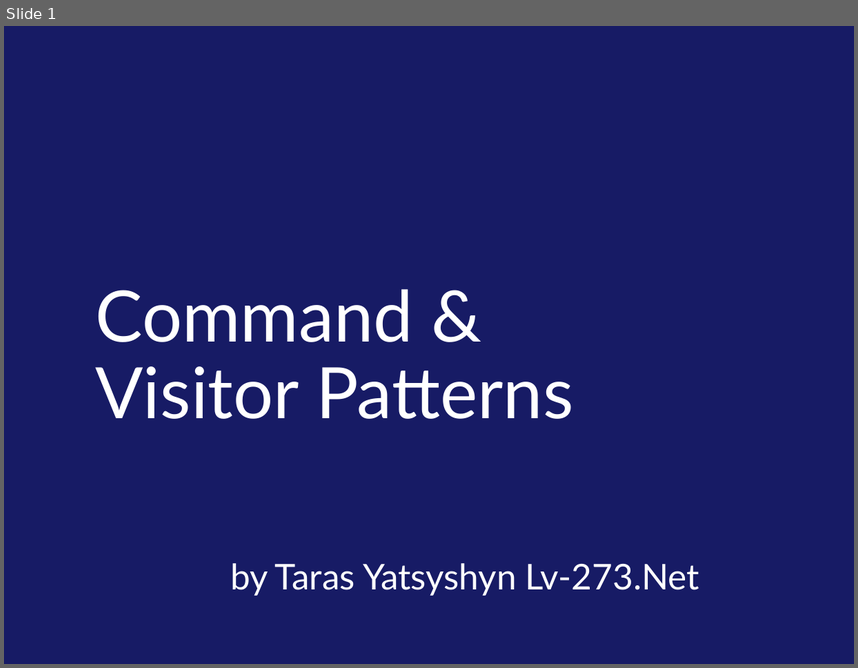
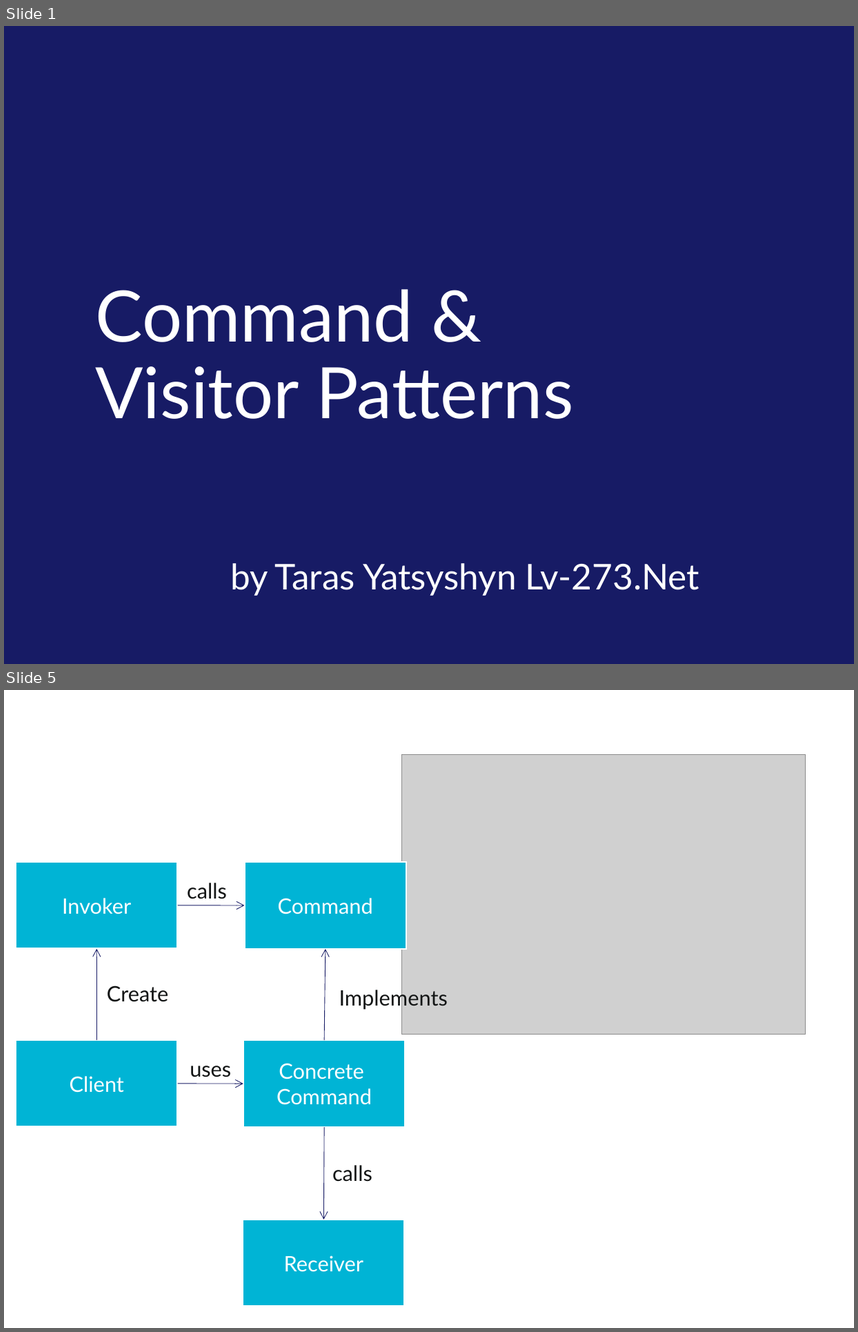
Before and after one commit to tarasiscom/Lv-273, a slide deck: education/Command and Visitor patterns.pptx. Shown one above the other, each under a label of ours: slide 1 before the commit, slides 1 and 5 after it; the slides between them are not shown. The pictures are 858x668 and 858x1332 pixels, drawn with LibreOffice and Linux fonts; fonts in the diff are those of the drawing; grey boxes stand for pictures; background and template pictures are left out. Boxes give left, top, right and bottom in pixels: in the first picture for what was removed or moved away, otherwise in the second. Text is boxed around its words. In the diff, an @@ line names an element or a change of style, - is before the commit and + after.

Commit message:
Command pattern v.1.1

```diff
--- a/education/Command and Visitor patterns.pptx
+++ b/education/Command and Visitor patterns.pptx
@@ slide 5 added at [4, 690, 854, 1328], background #FFFFFF @@
@@ picture added at [402, 755, 805, 1034] @@
@@ rectangle added at [16, 862, 179, 949], fill #00B4D5, outline #FFFFFF 1.5 pt, 18 pt, text #FFFFFF @@
+Invoker
@@ rectangle added at [245, 862, 407, 949], fill #00B4D5, outline #FFFFFF 1.5 pt, 18 pt, text #FFFFFF @@
+Command
@@ text added at [187, 883, 227, 899], 18 pt, text #131515 @@
+calls
@@ arrow added from (177, 905) to (245, 905), #171B65 0.5 pt @@
@@ arrow added from (96, 1039) to (96, 949), #171B65 0.5 pt @@
@@ arrow added from (324, 1041) to (326, 949), #171B65 0.5 pt @@
@@ text added at [107, 985, 169, 1002], 18 pt, text #131515 @@
+Create
@@ text added at [339, 987, 448, 1009], 18 pt, text #131515 @@
+Implements
@@ rectangle added at [16, 1039, 179, 1126], fill #00B4D5, outline #FFFFFF 1.5 pt, 18 pt, text #FFFFFF @@
+Client
@@ rectangle added at [243, 1041, 406, 1127], fill #00B4D5, outline #FFFFFF 1.5 pt, 18 pt, text #FFFFFF @@
+Concrete
+Command
@@ text added at [190, 1065, 231, 1077], 18 pt, text #131515 @@
+uses
@@ arrow added from (177, 1083) to (243, 1083), #171B65 0.5 pt @@
@@ arrow added from (324, 1127) to (323, 1219), #171B65 0.5 pt @@
@@ text added at [332, 1165, 372, 1181], 18 pt, text #131515 @@
+calls
@@ rectangle added at [243, 1219, 406, 1305], fill #00B4D5, outline #FFFFFF 1.5 pt, 18 pt, text #FFFFFF @@
+Receiver
```
Also in this commit, not shown: 4 slides changed, 8 other slides added, 3 slides removed.
